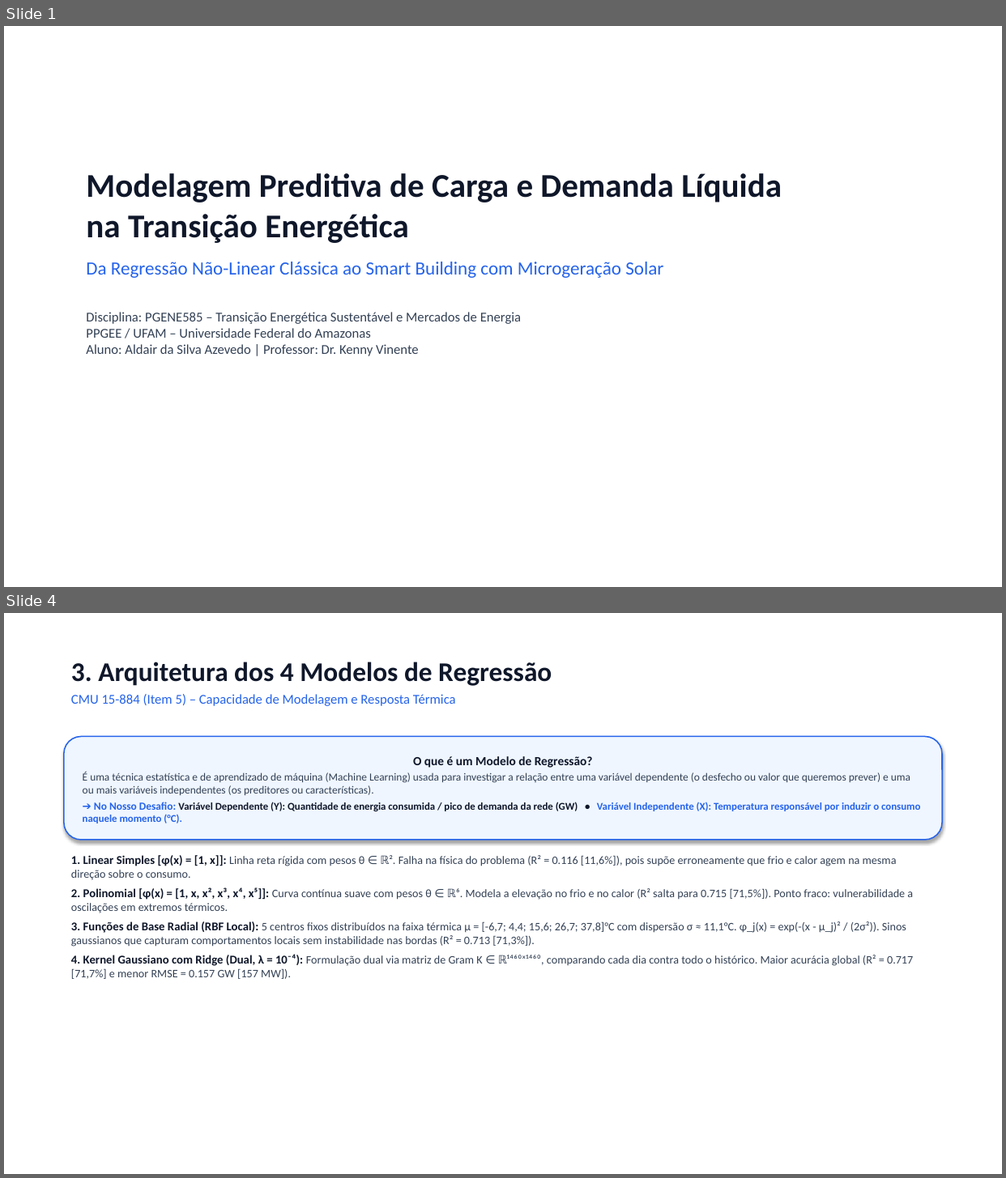
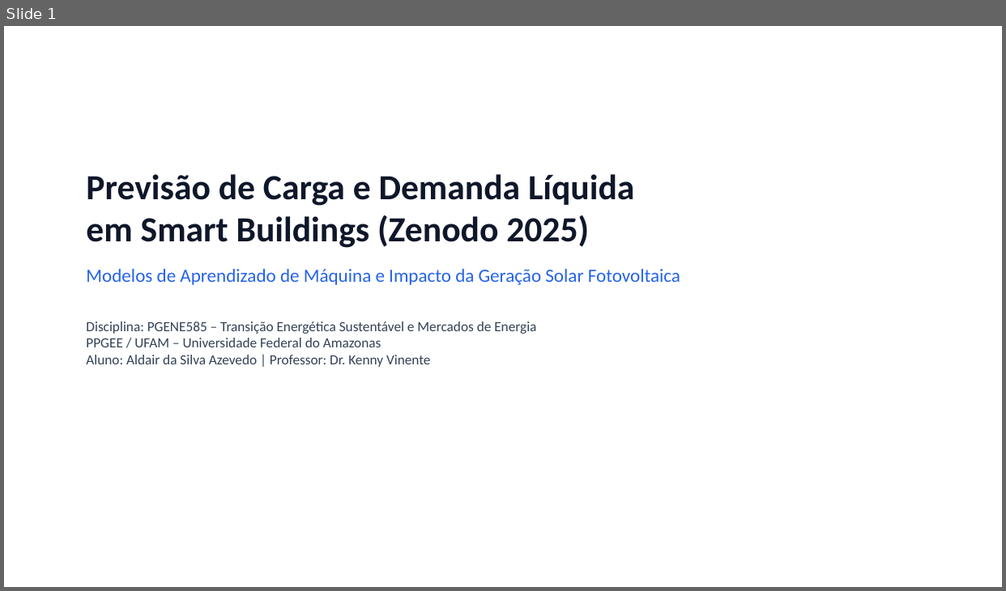
Before and after one commit to AldairAzevedo/energy-demand-forecast, a slide deck: presentation/slides_apresentacao.pptx. Shown one above the other, each under a label of ours: slides 1 and 4 before the commit, slide 1 after it; the slides between them are not shown. The pictures are 1006x1178 and 1006x591 pixels, drawn with LibreOffice and Linux fonts; fonts in the diff are those of the drawing. Boxes give left, top, right and bottom in pixels: in the first picture for what was removed or moved away, otherwise in the second. Text is boxed around its words. In the diff, an @@ line names an element or a change of style, - is before the commit and + after.

Commit message:
refactor(slides): atualiza apresentacao de 7 slides focada 100% no desafio Zenodo

```diff
--- a/presentation/slides_apresentacao.pptx
+++ b/presentation/slides_apresentacao.pptx
@@ slide 4 removed at <box>4,613,1002,1174</box>, background #FFFFFF @@
@@ text removed at <box>71,662,552,706</box> @@
-3. Arquitetura dos 4 Modelos de Regressão
-CMU 15-884 (Item 5) – Capacidade de Modelagem e Resposta Térmica
@@ rounded rectangle removed at <box>64,736,942,840</box> @@
-O que é um Modelo de Regressão?
-É uma técnica estatística e de aprendizado de máquina (Machine Learning) usada para investigar a relação entre uma variável dependente (o desfecho ou valor que queremos prever) e uma ou mais variáveis independentes (os preditores ou características).
-➔ No Nosso Desafio: Variável Dependente (Y): Quantidade de energia consumida / pico de demanda da rede (GW) • Variável Independente (X): Temperatura responsável por induzir o consumo naquele momento (°C).
@@ text removed at <box>71,855,913,979</box> @@
-1. Linear Simples [φ(x) = [1, x]]: Linha reta rígida com pesos θ ∈ ℝ². Falha na física do problema (R² = 0.116 [11,6%]), pois supõe erroneamente que frio e calor agem na mesma direção sobre o consumo.
-2. Polinomial [φ(x) = [1, x, x², x³, x⁴, x⁵]]: Curva contínua suave com pesos θ ∈ ℝ⁶. Modela a elevação no frio e no calor (R² salta para 0.715 [71,5%]). Ponto fraco: vulnerabilidade a oscilações em extremos térmicos.
-3. Funções de Base Radial (RBF Local): 5 centros fixos distribuídos na faixa térmica μ = [-6,7; 4,4; 15,6; 26,7; 37,8]°C com dispersão σ ≈ 11,1°C. φ_j(x) = exp(-(x - μ_j)² / (2σ²)). Sinos gaussianos que capturam comportamentos locais sem instabilidade nas bordas (R² = 0.713 [71,3%]).
-4. Kernel Gaussiano com Ridge (Dual, λ = 10⁻⁴): Formulação dual via matriz de Gram K ∈ ℝ¹⁴⁶⁰ˣ¹⁴⁶⁰, comparando cada dia contra todo o histórico. Maior acurácia global (R² = 0.717 [71,7%] e menor RMSE = 0.157 GW [157 MW]).
@@ slide 1 changed as well @@
@@ text at <box>86,174,680,285</box>: text changed @@
-Modelagem Preditiva de Carga e Demanda Líquida
-na Transição Energética
-Da Regressão Não-Linear Clássica ao Smart Building com Microgeração Solar
+Previsão de Carga e Demanda Líquida
+em Smart Buildings (Zenodo 2025)
+Modelos de Aprendizado de Máquina e Impacto da Geração Solar Fotovoltaica
@@ text at <box>86,322,536,367</box>: size 13 to 13.5 pt in "Disciplina: PGENE585 – Transição Energética Sustentável e ..."; more space between paragraphs @@
```
Also in this commit, not shown: 2 other slides changed, 4 slides added, 6 other slides removed, 2 other files.
